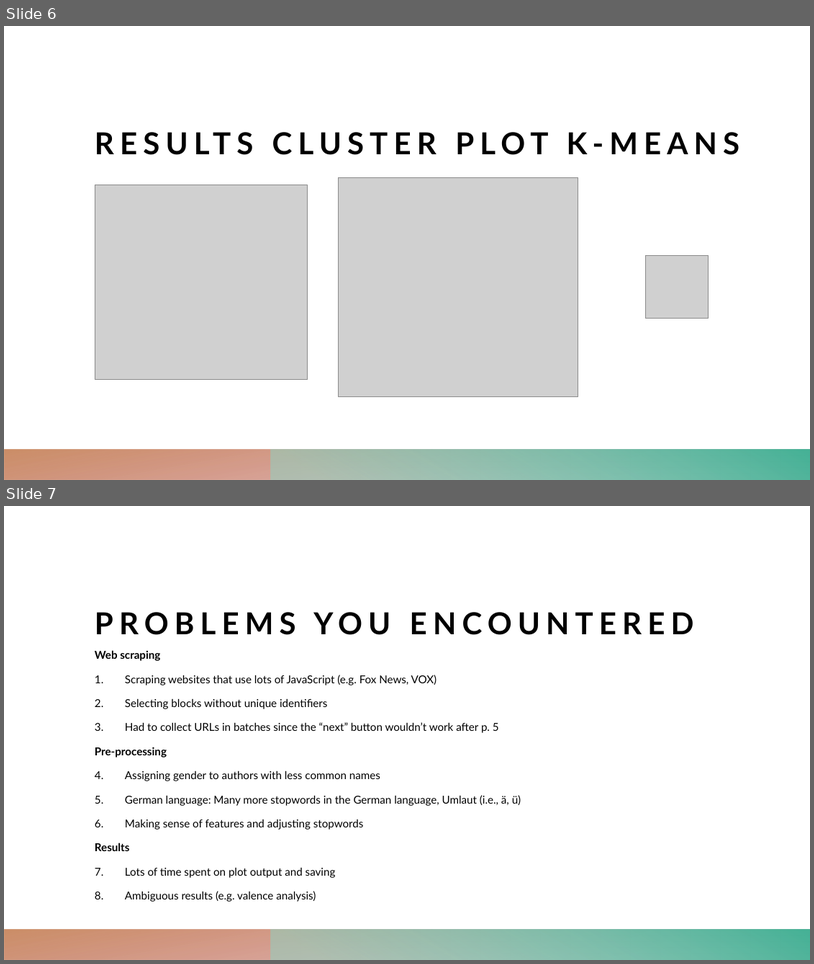
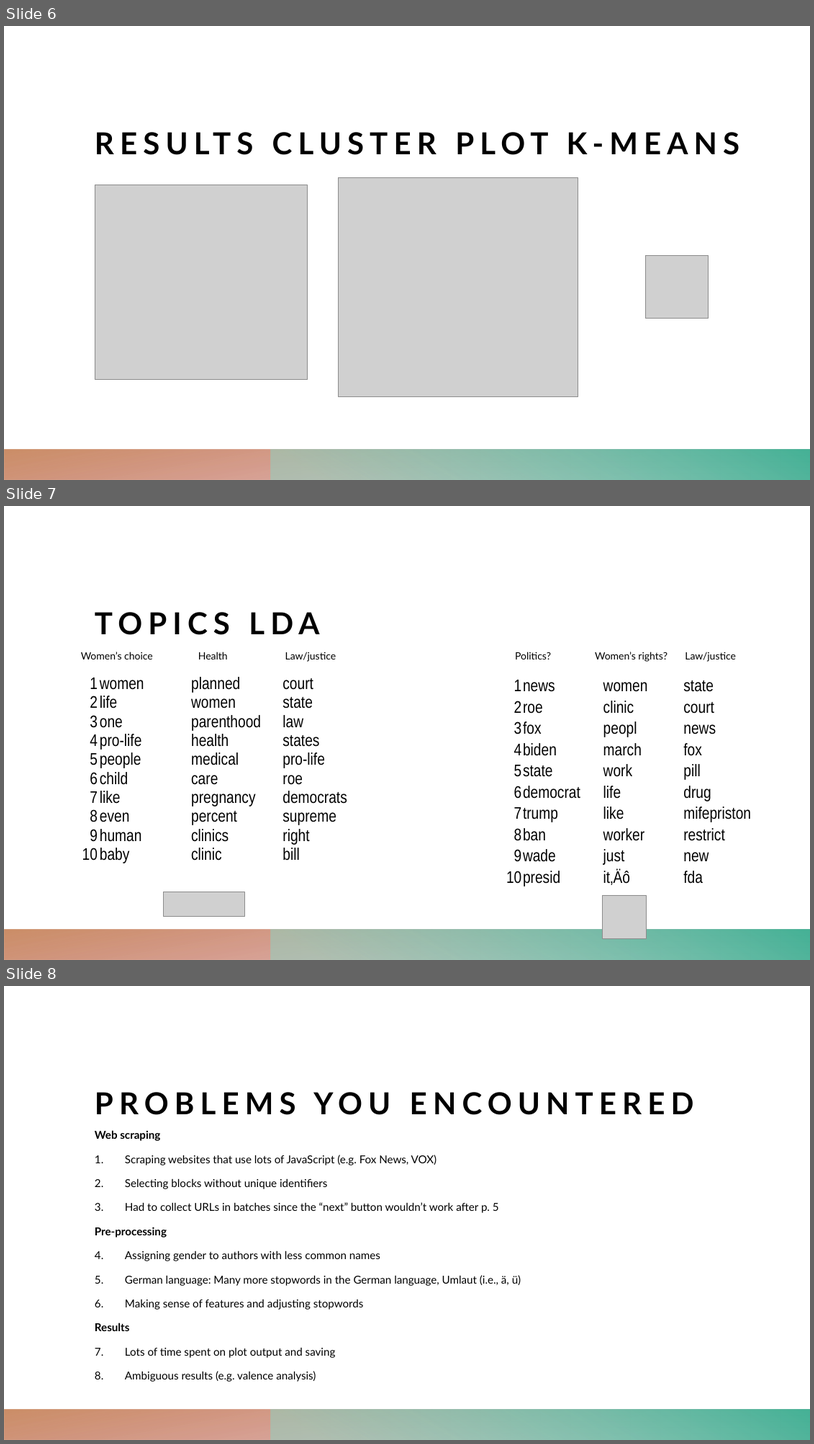
Before and after one commit to StefanMunnes/SICSS_2024, a slide deck: projects/abortion laws/Abortion.pptx. Shown one above the other, each under a label of ours: slides 6 and 7 before the commit, slides 6, 7 and 8 after it. The pictures are 814x964 and 814x1444 pixels, drawn with LibreOffice and Linux fonts; fonts in the diff are those of the drawing; grey boxes stand for pictures. Boxes give left, top, right and bottom in pixels: in the first picture for what was removed or moved away, otherwise in the second. Text is boxed around its words. In the diff, an @@ line names an element or a change of style, - is before the commit and + after.

```diff
--- a/projects/abortion laws/Abortion.pptx
+++ b/projects/abortion laws/Abortion.pptx
@@ slide 7 added at (4,506,810,960), background #FFFFFF; not listed: 2 template elements that a slide beside it also shows @@
@@ title added at (95,612,319,635), 36 pt, text #000000, bold @@
+TOPICS LDA
@@ text added at (81,651,153,659), 12 pt, text #000000 @@
+Women’s choice
@@ text added at (198,651,228,659), 12 pt, text #000000 @@
+Health
@@ text added at (286,651,337,662), 12 pt, text #000000 @@
+Law/justice
@@ text added at (515,651,551,659), 12 pt, text #000000 @@
+Politics?
@@ text added at (595,651,668,662), 12 pt, text #000000 @@
+Women’s rights?
@@ text added at (685,651,736,662), 12 pt, text #000000 @@
+Law/justice
@@ table added at (7,674,375,886), 10 rows, 4 columns @@
+1 | women | planned | court
+2 | life | women | state
+3 | one | parenthood | law
+4 | pro-life | health | states
+5 | people | medical | pro-life
+6 | child | care | roe
+7 | like | pregnancy | democrats
+8 | even | percent | supreme
+9 | human | clinics | right
+10 | baby | clinic | bill
@@ table added at (442,674,764,888), 10 rows, 4 columns @@
+1 | news | women | state
+2 | roe | clinic | court
+3 | fox | peopl | news
+4 | biden | march | fox
+5 | state | work | pill
+6 | democrat | life | drug
+7 | trump | like | mifepriston
+8 | ban | worker | restrict
+9 | wade | just | new
+10 | presid | it‚Äô | fda
@@ picture added at (163,892,244,916) @@
@@ picture added at (603,895,647,939) @@
@@ what was slide 7 is now slide 8 @@
```
Also in this commit, not shown: 1 slide changed, 1 other file.
